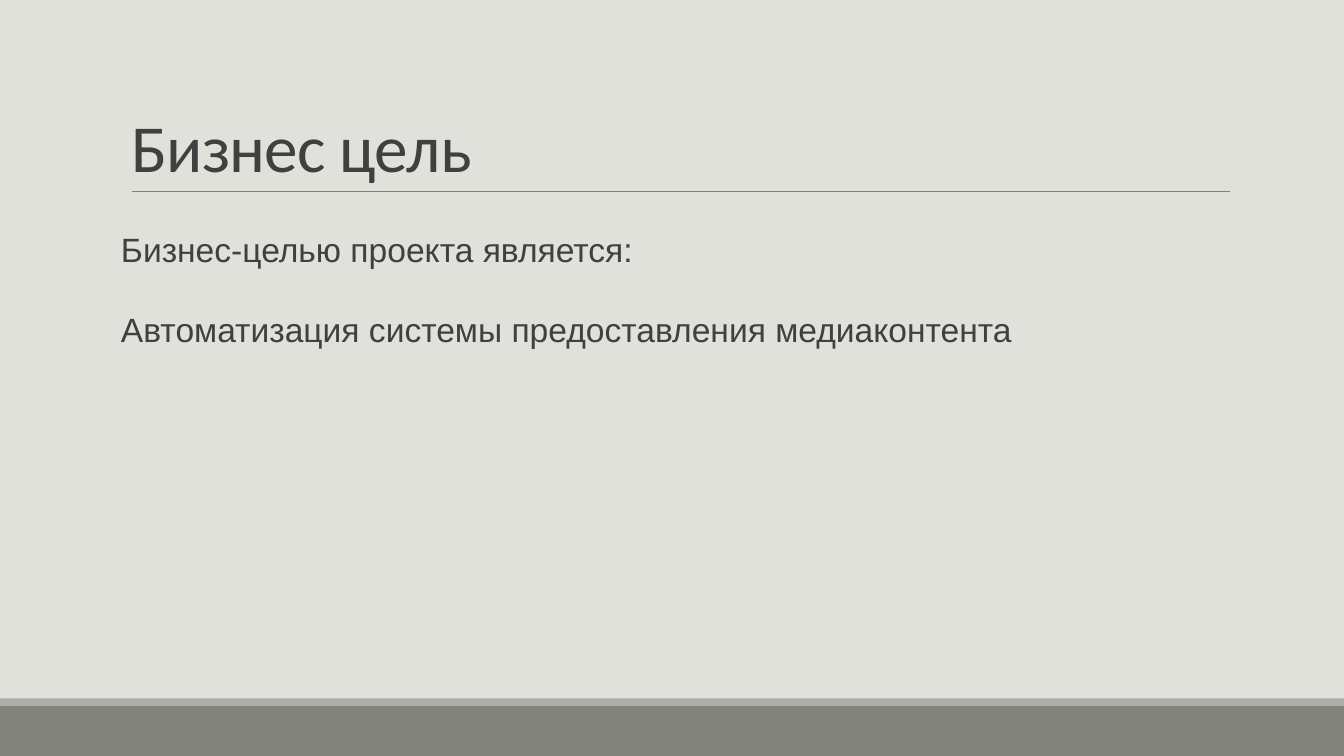
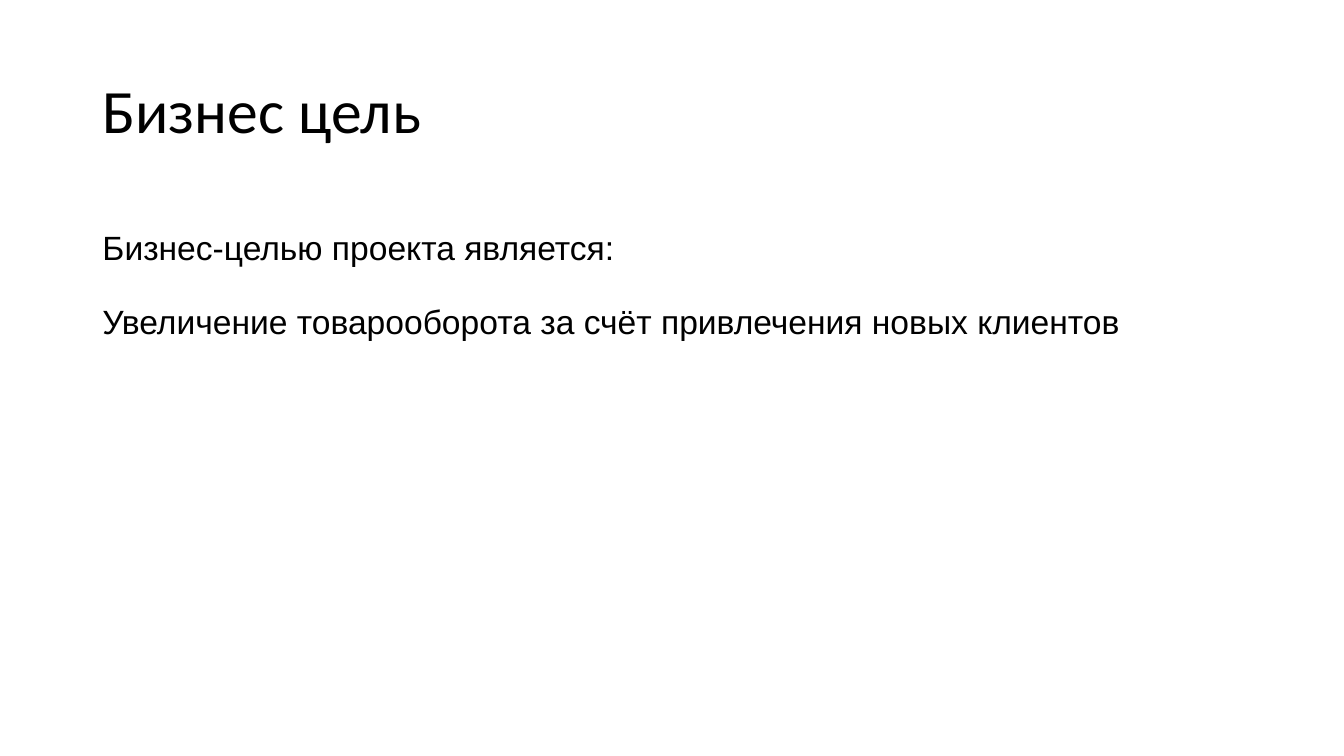
Before and after one commit to H3LLG0/Cursovoi, a slide deck: slide 2 of DOCS/презентация к карсовому проекту.pptx. Drawn at 1344x756 pixels with LibreOffice and Linux fonts; fonts in the diff are those of the drawing. Boxes give left, top, right and bottom in pixels: in the first picture for what was removed or moved away, otherwise in the second. Text is boxed around its words. In the diff, an @@ line names an element or a change of style, - is before the commit and + after.

```diff
--- a/DOCS/презентация к карсовому проекту.pptx
+++ b/DOCS/презентация к карсовому проекту.pptx
@@ background #E1E1DB to #FFFFFF @@
@@ title "Бизнес цель": place and size @@
-title "Бизнес цель" at (131, 129, 472, 183)
+title "Бизнес цель" at (102, 93, 421, 143)
@@ title "Бизнес цель" at (102, 93, 421, 143): size 48 to 44 pt, text colour #404040 to #000000, letter spacing -0.5 to 0 pt; line spacing 0.85 to 0.9; vertical alignment bottom to middle @@
@@ text "Бизнес-целью проекта является:": place and size @@
-text "Бизнес-целью проекта является:" at (121, 239, 1011, 349)
+text "Бизнес-целью проекта является:" at (102, 237, 1119, 341)
@@ line removed from (132, 192) to (1231, 192) @@
@@ text at (102, 237, 614, 267): text colour #404040 to #000000 in "Бизнес-целью проекта является:"; less space between paragraphs @@
@@ text at (102, 309, 1119, 341): text changed; text colour #404040 to #000000 @@
-Автоматизация системы предоставления медиаконтента
+Увеличение товарооборота за счёт привлечения новых клиентов
@@ rectangle removed at (0, 706, 1344, 756) @@
@@ rectangle removed at (0, 699, 1344, 706) @@
```
Also in this commit, not shown: 12 other slides changed, 1 slide added, 1 slide removed, 16 other files.
